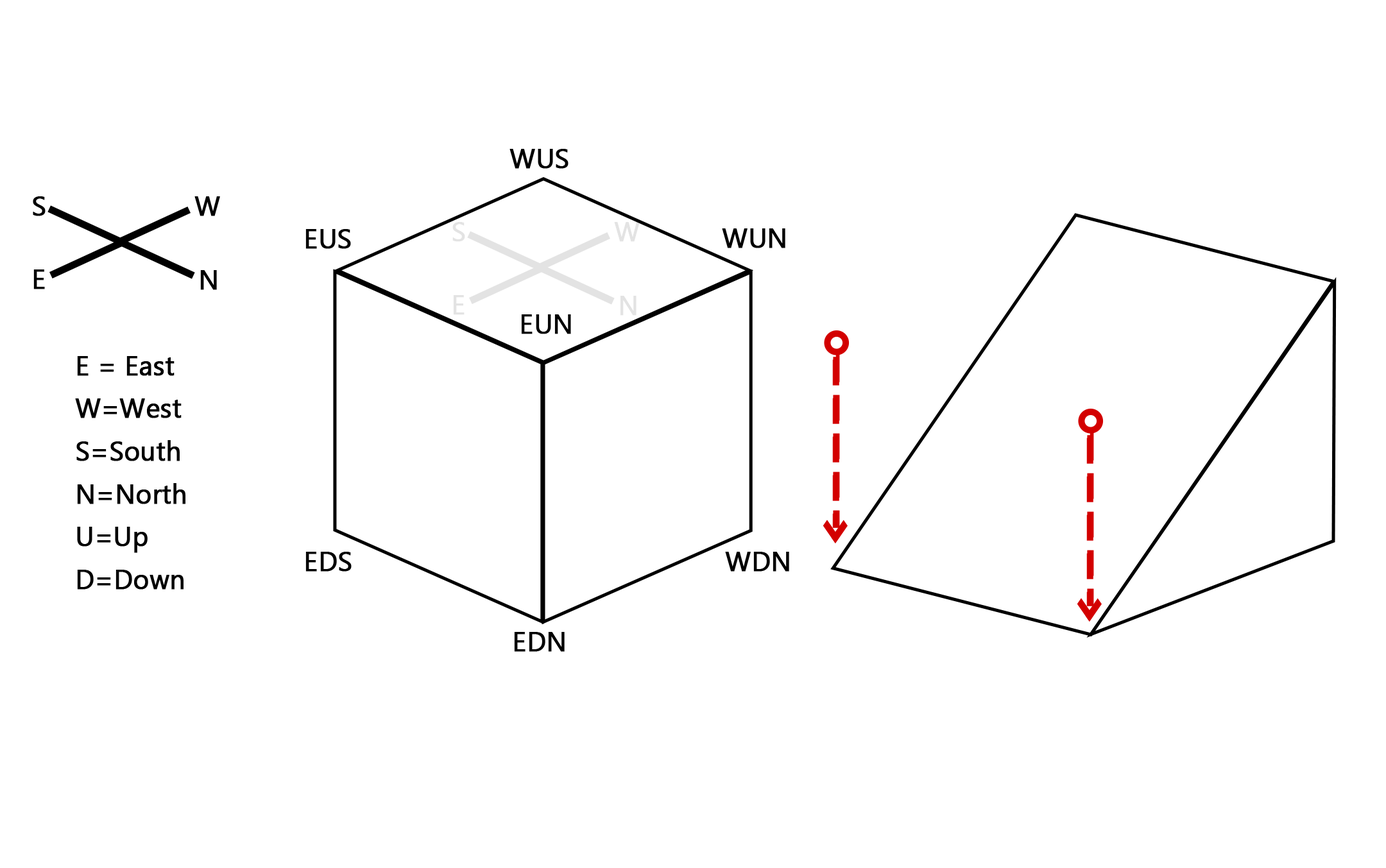
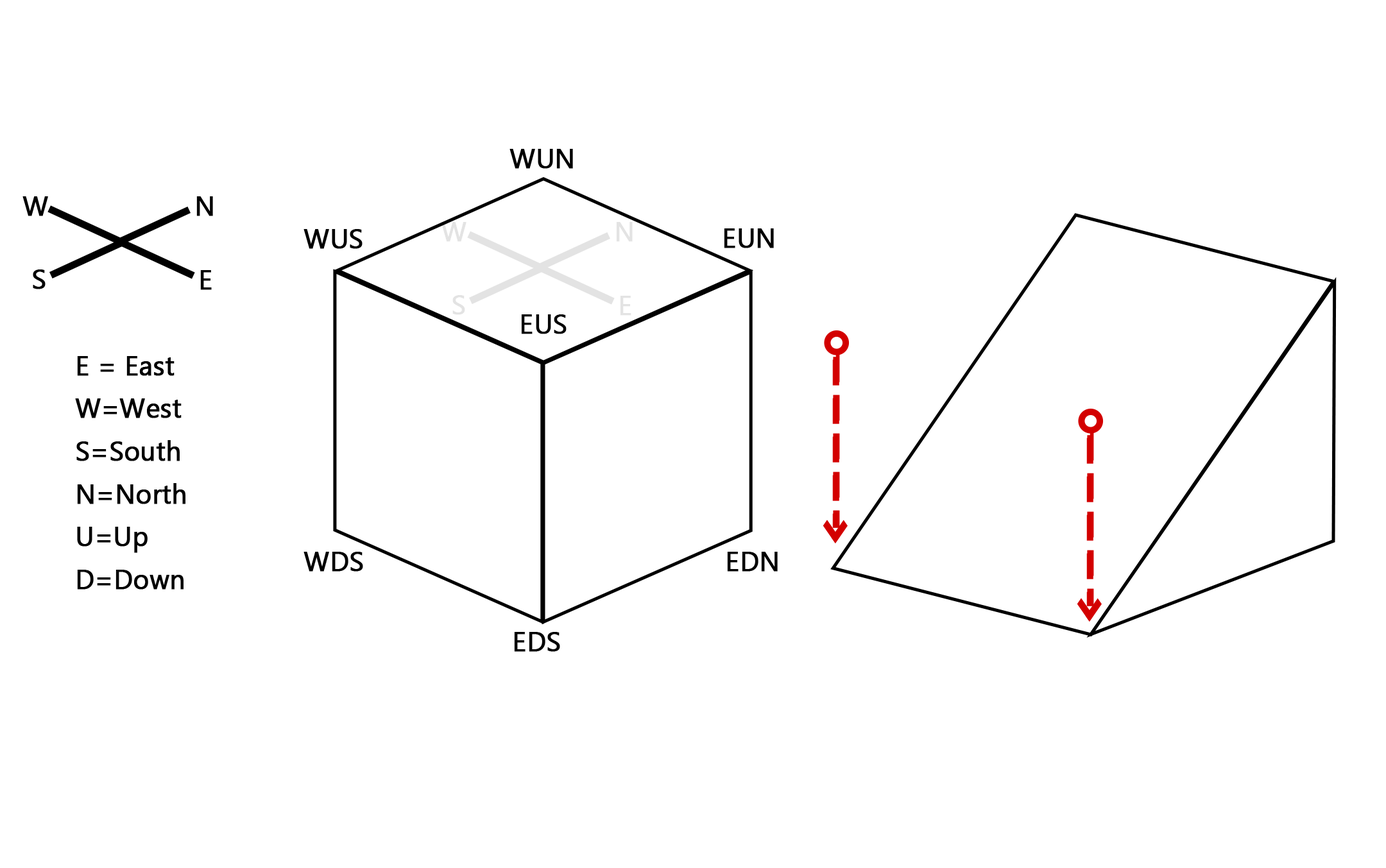
Before/after of a 1386x868 layered artwork. What changed in the layer stack:
renamed "N" to "E", painted on it over [623, 295, 637, 316]
renamed "W" to "N", painted on it over [614, 222, 640, 242]
renamed "S" to "W", painted on it over [440, 222, 467, 242]
renamed "E" to "S", painted on it over [452, 295, 466, 316]
renamed "N" to "E", painted on it over [203, 270, 217, 291]
renamed "W" to "N", painted on it over [194, 196, 221, 217]
renamed "S" to "W", painted on it over [22, 196, 49, 217]
renamed "E" to "S", painted on it over [32, 269, 46, 290]
renamed "EDN" to "EDS", painted on it over [547, 632, 565, 652]
renamed "WDN" to "EDN", painted on it over [725, 551, 790, 572]
renamed "EDS" to "WDS", painted on it over [303, 551, 364, 572]
renamed "EUS" to "WUS", painted on it over [303, 229, 363, 249]
renamed "WUN" to "EUN", painted on it over [721, 228, 786, 249]
renamed "EUN" to "EUS", painted on it over [553, 314, 572, 335]
renamed "WUS" to "WUN", painted on it over [555, 148, 574, 169]
